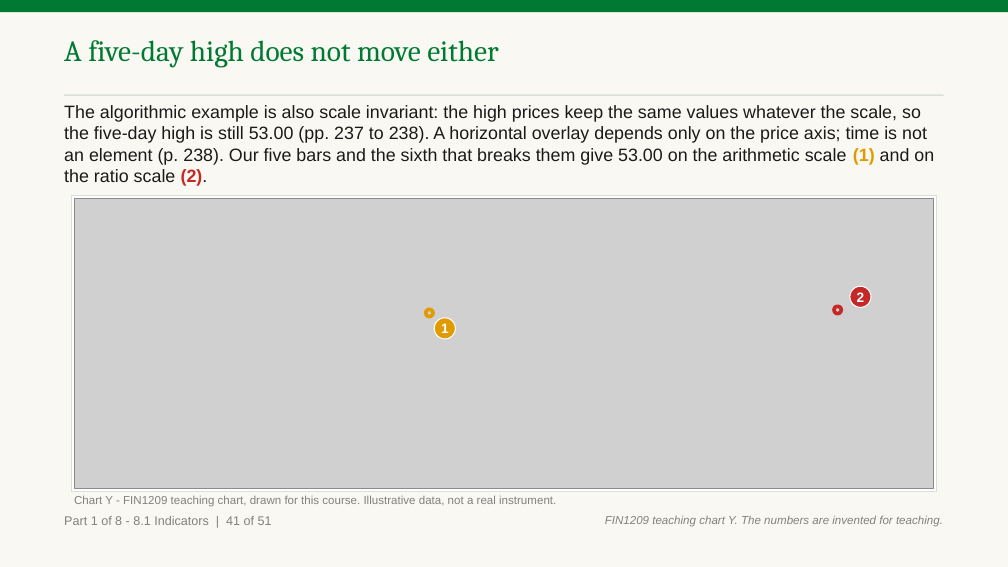
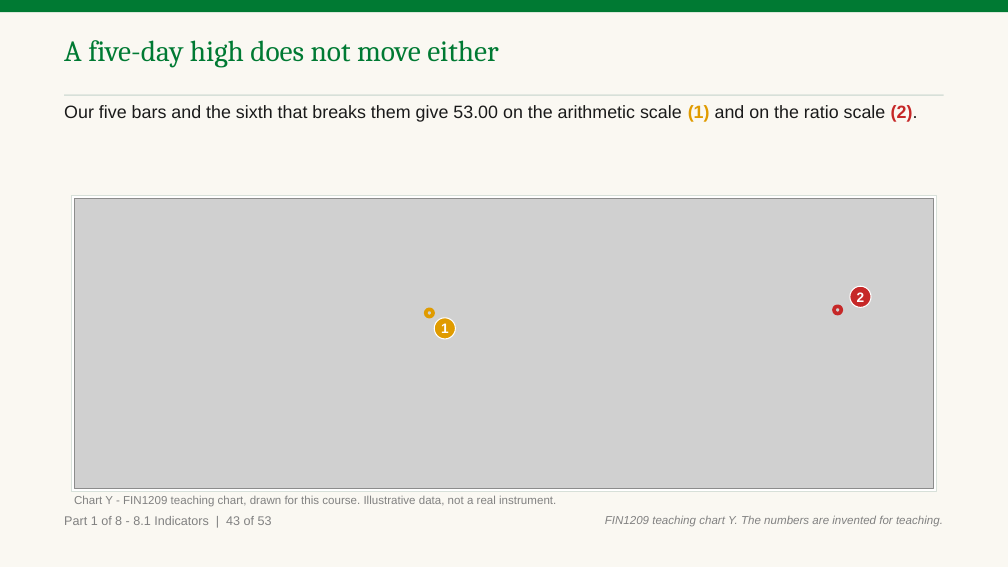
Before and after one commit to benjiesotelo-sudo/Telos_FIN1209, a slide deck: slide 51 of chapter-08/FIN1209-Chapter-08.pptx (slide 49 before the commit). Drawn at 1008x567 pixels with LibreOffice and Linux fonts; fonts in the diff are those of the drawing; grey boxes stand for pictures. Boxes give left, top, right and bottom in pixels: in the first picture for what was removed or moved away, otherwise in the second. Text is boxed around its words. In the diff, an @@ line names an element or a change of style, - is before the commit and + after.

Commit message:
Chapter 8 Part A read 3: one fix round

```diff
--- a/chapter-08/FIN1209-Chapter-08.pptx
+++ b/chapter-08/FIN1209-Chapter-08.pptx
@@ text at (x1=64, y1=105, x2=918, y2=122): text changed @@
-The algorithmic example is also scale invariant: the high prices keep the same values whatever the scale, so the five-day high is still 53.00 (pp. 237 to 238). A horizontal overlay depends only on the price axis; time is not an element (p. 238). Our five bars and the sixth that breaks them give 53.00 on the arithmetic scale (1) and on the ratio scale (2).
+Our five bars and the sixth that breaks them give 53.00 on the arithmetic scale (1) and on the ratio scale (2).
@@ text at (x1=64, y1=516, x2=272, y2=525): text changed @@
-Part 1 of 8 - 8.1 Indicators | 41 of 51
+Part 1 of 8 - 8.1 Indicators | 43 of 53
```
Also in this commit, not shown: 114 other slides changed, 1 slide removed, 5 other files.
